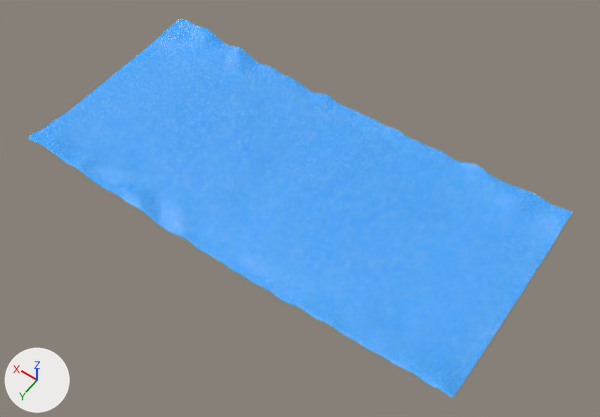
One commit to the OBJ model project/resources/3dModels/AITerrain_00_OPEN_SEA/AITerrain_00_OPEN_SEA.obj: the scene before it, then after it.
Camera for both pictures: a 50 mm camera at (-1352.0, 1823.0, 2703.0) aimed at (-123.0, 103.0, -1.0). The axes (+X, +Y, +Z) are drawn at lower left. The lights are the same throughout. The first picture is the older version. Where no turn or scale is listed for an object, it has been applied to the vertices.

Names of what the first picture shows: 'AITerrain_00_OPEN_SEA'.
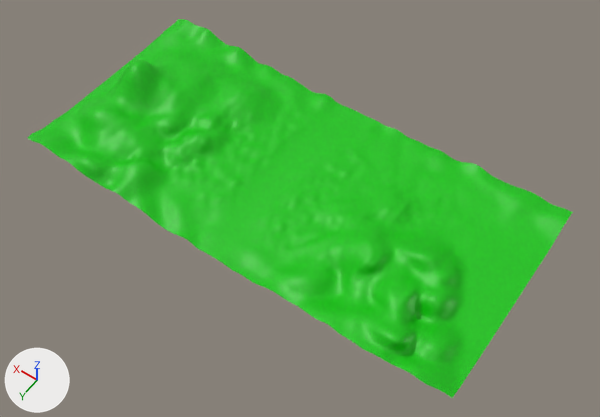
The change, as a diff of the scene's bpy script:
```diff
--- a/project/resources/3dModels/AITerrain_00_OPEN_SEA/AITerrain_00_OPEN_SEA.obj.py
+++ b/project/resources/3dModels/AITerrain_00_OPEN_SEA/AITerrain_00_OPEN_SEA.obj.py
@@ img_fieldground_png @@
+img_fieldground_png = load_image('FieldGround.png', 'FieldGround.png', 1024, 1024, 'sRGB')
@@ mat_草 @@
+mat_草 = principled_material('草')
+mat_草.texture = img_fieldground_png
@@ me_aiterrain_00_open_sea @@
 # used by ob_aiterrain_00_open_sea; location = (0.0, 0.0, 0.0)
-me_aiterrain_00_open_sea.from_pydata(...)  # 5120 vertices, 9906 faces; spans x -1050.0..1050.0, y -500.0..500.0, z -15.0..56.0
+me_aiterrain_00_open_sea.from_pydata(...)  # 5120 vertices, 9906 faces; spans x -1050.0..1050.0, y -500.0..540.0, z -15.0..231.0
+# me_aiterrain_00_open_sea part 1: 86 vertices moved from x 273.0..1033.0, y -397.0..500.0, z 0.0..54.0 to x 273.0..1033.0, y -397.0..501.0, z 3.0..59.0; 1316 vertices removed from x 273.0..1033.0, y -397.0..500.0, z 1.0..54.0; 1316 vertices added at x 273.0..1033.0, y -397.0..518.0, z 3.0..231.0
+# me_aiterrain_00_open_sea part 2: 112 vertices moved from x -1017.0..-207.0, y -218.0..500.0, z -9.0..48.0 to x -1017.0..-208.0, y -218.0..517.0, z -4.0..83.0; 952 vertices removed from x -984.0..-207.0, y -218.0..500.0, z -9.0..50.0; 952 vertices added at x -985.0..-208.0, y -218.0..540.0, z 4.0..137.0
+# me_aiterrain_00_open_sea part 3: 77 kept faces spanning x -975.0..1050.0, y -397.0..476.0, z 9.0..75.0 get new texture (UV) coordinates
+# me_aiterrain_00_open_sea part 4: 5004 faces spanning x -1050.0..1050.0, y -500.0..511.0, z -15.0..75.0 switch from mat_海 (picture img_ground_png) to mat_草 (picture img_fieldground_png)
```

What differs and where, as boxes (x1, y1, x2, y2) in the pictures (600 x 417 px; the box of a moved part takes in the faces that stretch with it):
part 1 of me_aiterrain_00_open_sea, moved or reshaped: before (36, 43, 285, 209); after (35, 43, 285, 209)
part 2 of me_aiterrain_00_open_sea, moved or reshaped: before (255, 179, 471, 395); after (255, 181, 471, 395)
part 3 of me_aiterrain_00_open_sea, surface changed: (72, 46, 455, 374) in both
part 4 of me_aiterrain_00_open_sea, recoloured (blue to green): (27, 19, 573, 398) in both
